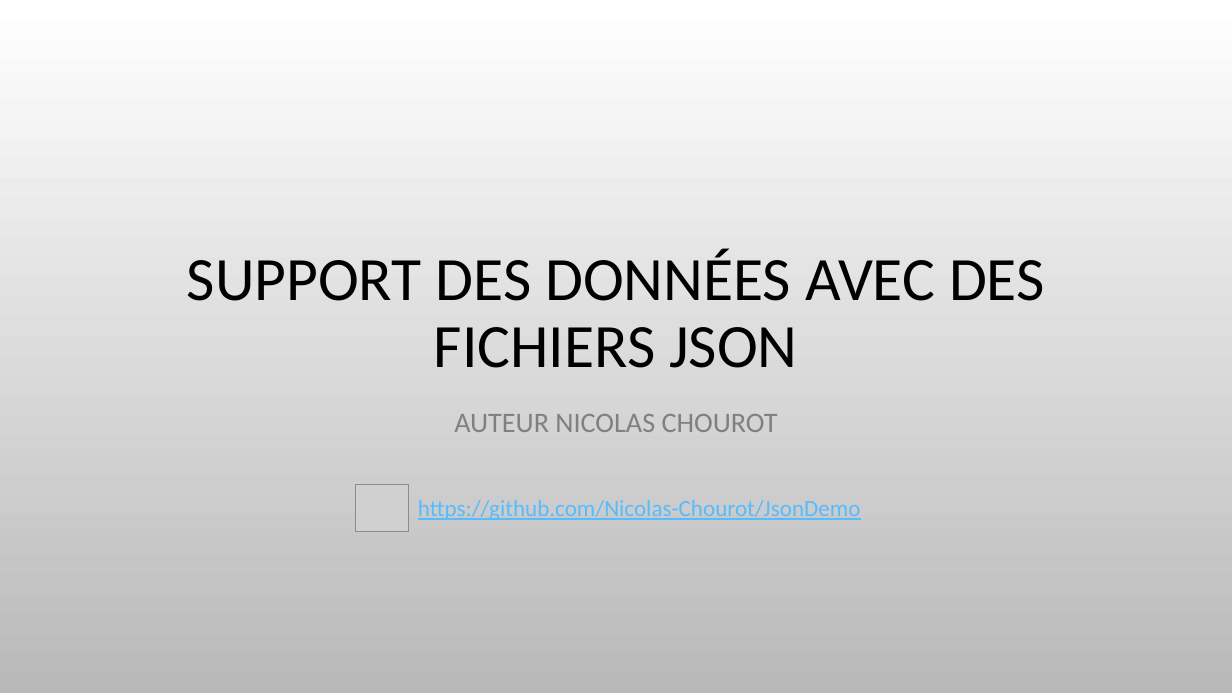
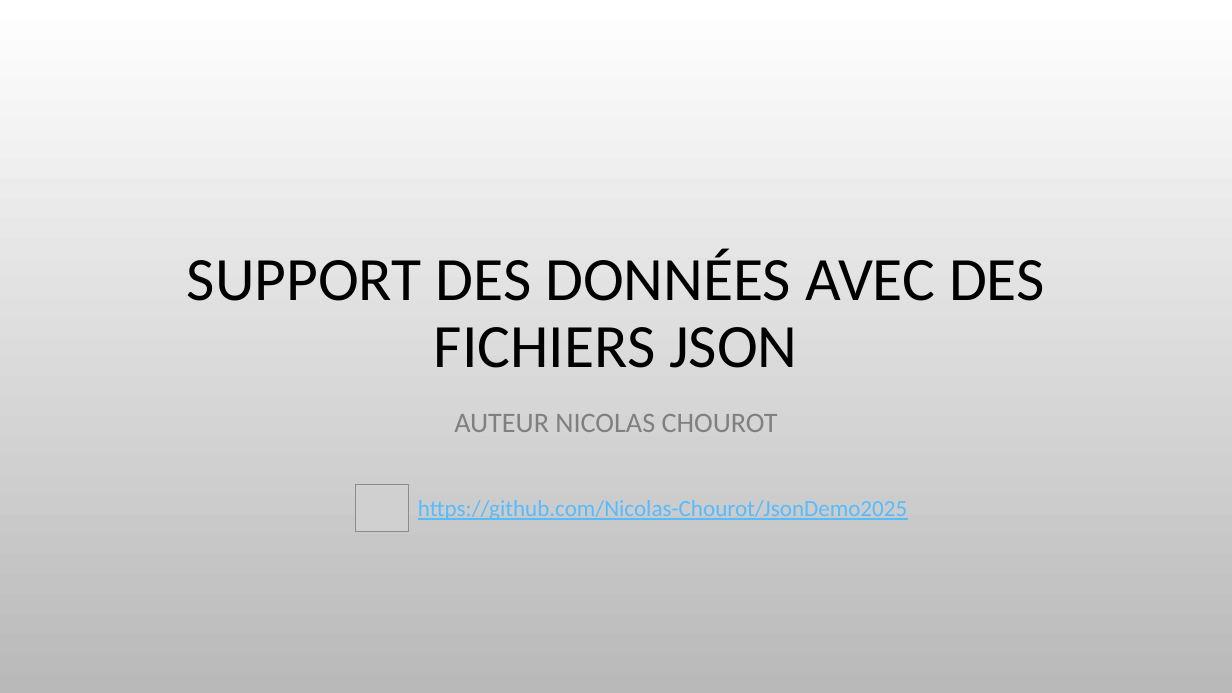
Before and after one commit to Nicolas-Chourot/JsonDemo2025, a slide deck: slide 1 of Support des données avec des fichiers Json.pptx. Drawn at 1232x693 pixels with LibreOffice and Linux fonts; fonts in the diff are those of the drawing; grey boxes stand for pictures; background and template pictures are left out. Boxes give left, top, right and bottom in pixels: in the first picture for what was removed or moved away, otherwise in the second. Text is boxed around its words. In the diff, an @@ line names an element or a change of style, - is before the commit and + after.

```diff
--- a/Support des données avec des fichiers Json.pptx
+++ b/Support des données avec des fichiers Json.pptx
@@ text at (x1=418, y1=500, x2=907, y2=520): text changed @@
-https://github.com/Nicolas-Chourot/JsonDemo
+https://github.com/Nicolas-Chourot/JsonDemo2025
```
Also in this commit, not shown: 2 other slides changed, 2 other files.
